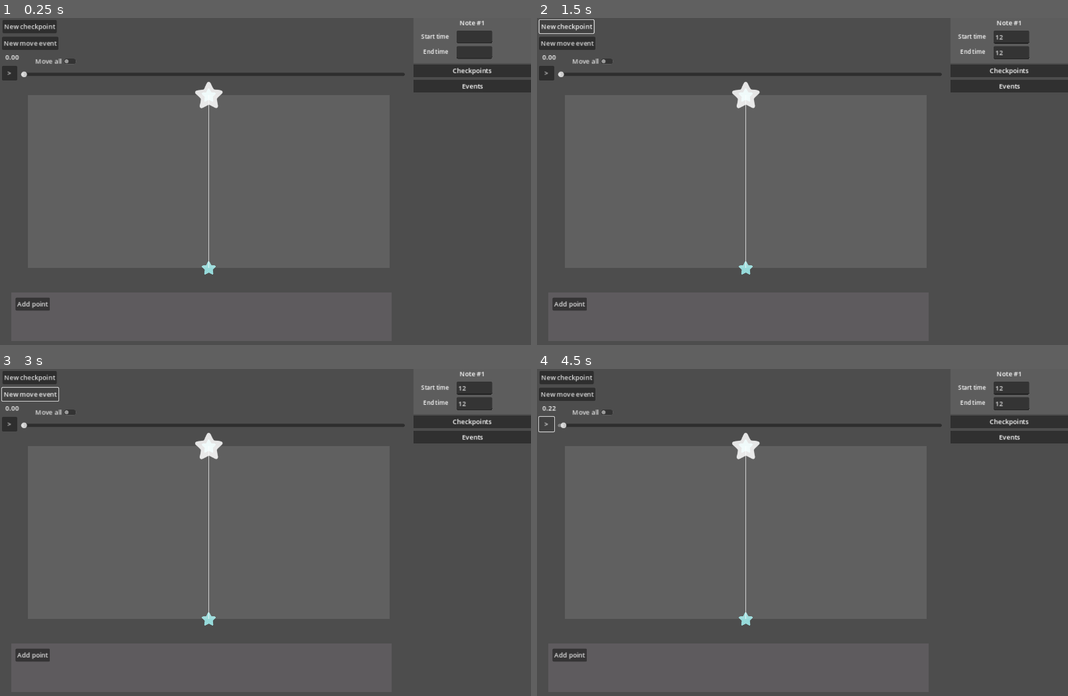
Above: before the commit, frames 1-4 (two rows, left to right).
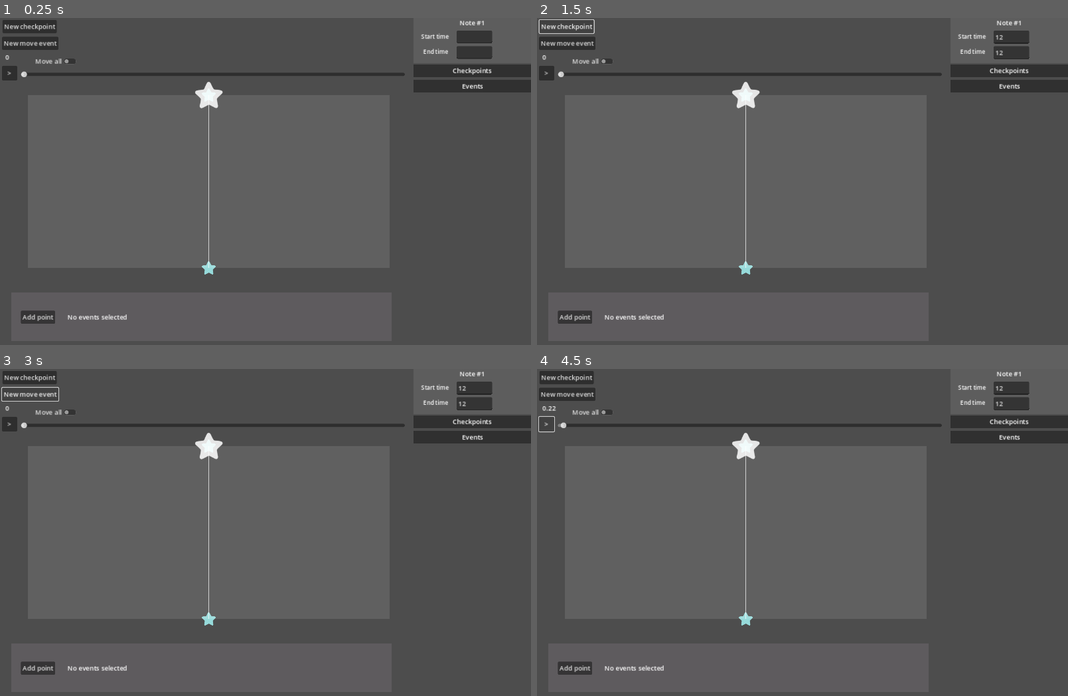
Above: after the commit, the same moments.

Repository: Punjidixie/Project-Prelude-Editor
Game: Godot game, scene res://main/main.tscn
Same seed, same stepped clock (60 frames per second), same inputs: the game is played once before the commit and once after it.
Inputs (mouse positions are in pixels of both pictures, inside the frame that each line leads up to):
- Up to frame 1 (0.25 s): no input
- Up to frame 2 (1.5 s): click (1009, 37) at 0.52 s; type "12" at 0.6 s; click (1009, 53) at 0.75 s; type "12" at 0.83 s; click "New checkpoint" at 1.25 s
- Up to frame 3 (3 s): click "New checkpoint" at 2 s; click "New move event" at 2.75 s
- Up to frame 4 (4.5 s): click "New move event" at 3.5 s; click ">" at 4.25 s

The runs differ from the first frame. In frame 1, 0.6% of the frame differs, in the area x 1-24%, y 11-94%; in frame 2, 0.6%; in frame 3, 0.6%; in frame 4, 0.6%.
Error in both runs: Invalid call. Nonexistent function 'add_temporary_checkpoint' in base 'Nil'. (res://ui/add_checkpoint_button.gd:9)

Commit message:
move events can now be removed

Diff:
--- a/main/main.tscn
+++ b/main/main.tscn
@@ -1,17 +1,18 @@
-[gd_scene load_steps=14 format=3 uid="uid://b1s8vfy07xhsm"]
+[gd_scene load_steps=15 format=3 uid="uid://b1s8vfy07xhsm"]
 
 [ext_resource type="Script" path="res://main/main_controller.gd" id="1_pmpl2"]
 [ext_resource type="Script" path="res://ui/time_slider.gd" id="2_0fta8"]
-[ext_resource type="PackedScene" uid="uid://dtjal1ff4gyfe" path="res://notes/note.tscn" id="2_02223"]
 [ext_resource type="LabelSettings" uid="uid://bxw6tca3riwts" path="res://text_resources/infobox_text.tres" id="9_hav3n"]
 [ext_resource type="Script" path="res://ui/top_info_box.gd" id="10_0fada"]
 [ext_resource type="Script" path="res://ui/pause_button.gd" id="10_64sur"]
 [ext_resource type="Script" path="res://ui/time_text.gd" id="10_u0ths"]
+[ext_resource type="PackedScene" uid="uid://j472kswpfgqg" path="res://ui/curve_editor/curve_editor_front_label.tscn" id="13_mpxto"]
+[ext_resource type="Script" path="res://ui/curve_editor/curve_editor_front_label.gd" id="14_8fyyp"]
 [ext_resource type="Script" path="res://ui/ui_controller.gd" id="14_bthse"]
 [ext_resource type="Script" path="res://ui/move_all_marker.gd" id="15_3rhpp"]
 [ext_resource type="Script" path="res://ui/add_checkpoint_button.gd" id="16_ccpcj"]
 [ext_resource type="Script" path="res://main/add_move_event_checkpoint.gd" id="17_8s8e5"]
-[ext_resource type="Script" path="res://ui/curve_editor.gd" id="18_ie2ek"]
+[ext_resource type="Script" path="res://ui/curve_editor/curve_editor.gd" id="18_ie2ek"]
 
 [sub_resource type="Curve2D" id="Curve2D_acccc"]
 _data = {
@@ -23,8 +24,6 @@
 script = ExtResource("1_pmpl2")
 
 [node name="Notes" type="Node" parent="."]
-
-[node name="Note" parent="Notes" instance=ExtResource("2_02223")]
 
 [node name="Path2D" type="Path2D" parent="Notes"]
 visible = false
@@ -252,7 +251,7 @@
 text = "New move event"
 script = ExtResource("17_8s8e5")
 
-[node name="CurveEditor" type="ColorRect" parent="CanvasLayer/Control" node_paths=PackedStringArray("path_point_container", "new_path_point_button")]
+[node name="CurveEditor" type="ColorRect" parent="CanvasLayer/Control" node_paths=PackedStringArray("path_point_container", "new_path_point_button", "front_label")]
 layout_mode = 1
 anchors_preset = 12
 anchor_top = 1.0
@@ -268,6 +267,16 @@
 script = ExtResource("18_ie2ek")
 path_point_container = NodePath("ScrollContainer/HBoxContainer")
 new_path_point_button = NodePath("NewPathPoint")
+front_label = NodePath("FrontLabel")
+
+[node name="FrontLabel" parent="CanvasLayer/Control/CurveEditor" instance=ExtResource("13_mpxto")]
+layout_mode = 2
+offset_left = 138.0
+offset_top = 48.0
+offset_right = 284.0
+offset_bottom = 71.0
+text = "No events selected"
+script = ExtResource("14_8fyyp")
 
 [node name="ScrollContainer" type="ScrollContainer" parent="CanvasLayer/Control/CurveEditor"]
 layout_mode = 1
@@ -284,10 +293,14 @@
 
 [node name="NewPathPoint" type="Button" parent="CanvasLayer/Control/CurveEditor"]
 layout_mode = 1
-offset_left = 11.0
-offset_top = 12.0
-offset_right = 95.0
-offset_bottom = 43.0
+anchors_preset = 4
+anchor_top = 0.5
+anchor_bottom = 0.5
+offset_left = 24.0
+offset_top = -15.5
+offset_right = 108.0
+offset_bottom = 15.5
+grow_vertical = 2
 text = "Add point"
 
 [connection signal="drag_ended" from="CanvasLayer/Control/TimeSlider" to="CanvasLayer/Control/TimeSlider" method="_on_drag_ended"]
--- a/main/main_controller.gd
+++ b/main/main_controller.gd
@@ -10,11 +10,7 @@
 	SignalManager.on_time_slider_drag_started.connect(on_time_slider_drag_started)
 	SignalManager.on_pause_button_pressed.connect(on_pause_button_pressed)
 
-	SignalManager.on_time_auto_updated.emit() # tell everything that time is now 0
-
-	# after the children are all ready
-	# tell all PlayAreaObject children to update world position because GlobalManager.play_area is ready.
-	get_tree().get_root().size_changed.emit()
+	spawn_notes()
 
 # Called every frame. 'delta' is the elapsed time since the previous frame.
 func _process(delta):
@@ -32,3 +28,7 @@
 
 func on_pause_button_pressed():
 	GlobalManager.is_paused = !GlobalManager.is_paused
+
+func spawn_notes():
+	var note : Note = ScenePreloader.note.instantiate()
+	notes.add_child(note)
--- a/notes/note.gd
+++ b/notes/note.gd
@@ -20,6 +20,7 @@
 	SignalManager.on_time_manual_updated.connect(on_time_updated)
 
 	initialize_connections()
+	update()
 
 func initialize_connections():
 	for checkpoint in get_note_checkpoints():
@@ -77,6 +78,11 @@
 # Called from the add checkpoint button. Provide a place for the checkpoint to rent.
 func add_temporary_checkpoint(checkpoint: NoteCheckpoint):
 	connect_checkpoint(checkpoint)
+
+	# Set the checkpoint time to sandwich between the last and second last.
+	var checkpoints = get_note_checkpoints()
+	checkpoint.target_time = (checkpoints[checkpoints.size() - 2].target_time + checkpoints[checkpoints.size() - 1].target_time) / 2
+
 	checkpoints_container.add_child(checkpoint)
 	checkpoint.go_creation_mode() # Can now go creation mode, as _ready() has been called over there.
 
@@ -92,8 +98,12 @@
 
 func add_move_event(event: MoveEvent):
 	connect_event(event)
+
+	# Set the eventtime to sandwich between the last and second last.
+	var events = get_note_events()
+	event.start_time = (events[events.size() - 2].start_time + events[events.size() - 1].start_time) / 2
+
 	note_events_container.add_child(event)
-	event.redraw_curve()
 
 	# Add info box
 	var new_info_box = event.get_and_initialize_info_box()
--- a/notes/note_events/move_event.gd
+++ b/notes/note_events/move_event.gd
@@ -15,6 +15,7 @@
 	get_tree().get_root().size_changed.connect(on_viewport_size_changed)
 	connect_start_checkpoint()
 	connect_destination_checkpoint()
+	redraw_curve()
 
 # get the current note's play position from local time
 func get_notebody_play_position(local_time: float):
@@ -44,6 +45,16 @@
 
 	for path_point: PathPoint in path_points.get_children():
 		path_point.update()
+
+# Called from the info box
+func delete():
+	queue_free()
+
+	# queue_free haven't taken effect yet.
+	# Do this so the note works properly when receiving the signal.
+	get_parent().remove_child(self)
+
+	on_event_updated.emit(self)
 
 func on_viewport_size_changed():
 	redraw_curve()
@@ -113,7 +124,7 @@
 	redraw_curve()
 
 	# Respawn all path points + re-initialize the curve editor
-	# Because the indices of the old path points will be messed up
+	# because the indices of the old path points will be messed up.
 	spawn_path_points()
 	SignalManager.on_move_event_selected.emit(self)
 
--- a/notes/play_area_object.gd
+++ b/notes/play_area_object.gd
@@ -10,6 +10,7 @@
 # Called when the node enters the scene tree for the first time.
 func _ready():
 	get_tree().get_root().size_changed.connect(on_viewport_size_changed)
+	update_world_position()
 
 # Called every frame. 'delta' is the elapsed time since the previous frame.
 func _process(delta):
--- a/singletons/scene_preloader.gd
+++ b/singletons/scene_preloader.gd
@@ -12,3 +12,5 @@
 const note_checkpoint = preload("res://notes/note_checkpoint.tscn")
 const move_event = preload("res://notes/note_events/move_event.tscn")
 const path_point = preload("res://notes/note_events/path_points/path_point.tscn")
+
+const note = preload("res://notes/note.tscn")
--- a/ui/curve_editor.gd
+++ b/ui/curve_editor/curve_editor.gd
@@ -4,6 +4,7 @@
 
 @export var path_point_container: Control
 @export var new_path_point_button: Button
+@export var front_label: CurveEditorFrontLabel
 
 var move_event: MoveEvent
 
@@ -18,11 +19,19 @@
 	GodotUtils.delete_all_children(path_point_container)
 
 	var path_point_info_boxes = move_event.get_path_point_info_boxes()
-	for info_box in path_point_info_boxes:
-		path_point_container.add_child(info_box)
+	if path_point_info_boxes.is_empty():
+		front_label.show_no_points()
+		front_label.set_visible(true)
+	else:
+		front_label.set_visible(false)
+		for info_box in path_point_info_boxes:
+			path_point_container.add_child(info_box)
 
-func add_path_point_info_box(info_box: PathPointInfoBox):
-	path_point_container.add_child(info_box)
 
 func on_new_path_point_button_pressed():
 	move_event.add_curve_point()
+
+# Will eventually be called after the function above.
+func add_path_point_info_box(info_box: PathPointInfoBox):
+	path_point_container.add_child(info_box)
+	front_label.set_visible(false)
--- /dev/null
+++ b/ui/curve_editor/curve_editor_front_label.gd
@@ -0,0 +1,9 @@
+extends Label
+
+class_name CurveEditorFrontLabel
+
+func show_unselected():
+	text = "No event selected."
+
+func show_no_points():
+	text = "The path is a straight line."
--- /dev/null
+++ b/ui/curve_editor/curve_editor_front_label.tscn
@@ -0,0 +1,4 @@
+[gd_scene format=3 uid="uid://j472kswpfgqg"]
+
+[node name="CurveEditorFrontLabel" type="Label"]
+text = "The path is a straight line."
--- a/ui/event_info_boxes/move_event_info_box.gd
+++ b/ui/event_info_boxes/move_event_info_box.gd
@@ -6,6 +6,7 @@
 @export var start_dropdown: OptionButton
 @export var destination_dropdown: OptionButton
 @export var button: Button
+@export var delete_button: Button
 
 # Personal connections
 func _ready():
@@ -17,6 +18,7 @@
 	start_dropdown.item_selected.connect(on_start_dropdown_selected)
 	destination_dropdown.item_selected.connect(on_destination_dropdown_selected)
 	button.toggled.connect(on_button_toggled)
+	delete_button.pressed.connect(on_delete_button_pressed)
 
 func update():
 	super.update()
@@ -72,3 +74,8 @@
 	move_event.spawn_path_points()
 	# Despawn all path points on other move events + initialize curve editor
 	SignalManager.on_move_event_selected.emit(move_event)
+
+func on_delete_button_pressed():
+	var move_event := event as MoveEvent
+	move_event.delete()
+	queue_free()
--- a/ui/event_info_boxes/move_event_info_box.tscn
+++ b/ui/event_info_boxes/move_event_info_box.tscn
@@ -3,7 +3,7 @@
 [ext_resource type="Script" path="res://ui/event_info_boxes/move_event_info_box.gd" id="1_7cu3j"]
 [ext_resource type="LabelSettings" uid="uid://bxw6tca3riwts" path="res://text_resources/infobox_text.tres" id="2_tumwp"]
 
-[node name="MoveEventInfoBox" type="ColorRect" node_paths=PackedStringArray("time_input_box", "start_dropdown", "destination_dropdown", "button", "event_name_label")]
+[node name="MoveEventInfoBox" type="ColorRect" node_paths=PackedStringArray("time_input_box", "start_dropdown", "destination_dropdown", "button", "delete_button", "event_name_label")]
 custom_minimum_size = Vector2(0, 125)
 offset_right = 238.0
 offset_bottom = 100.0
@@ -13,6 +13,7 @@
 start_dropdown = NodePath("StartDropdown")
 destination_dropdown = NodePath("DestinationDropdown")
 button = NodePath("Button")
+delete_button = NodePath("DeleteButton")
 event_name_label = NodePath("EventName")
 
 [node name="ColorRect" type="ColorRect" parent="."]
@@ -96,3 +97,16 @@
 offset_top = 94.0
 offset_right = 180.0
 offset_bottom = 117.0
+
+[node name="DeleteButton" type="Button" parent="."]
+layout_mode = 1
+anchors_preset = 1
+anchor_left = 1.0
+anchor_right = 1.0
+offset_left = -36.0
+offset_top = 3.0
+offset_right = -5.0
+offset_bottom = 34.0
+grow_horizontal = 0
+text = "-"
+text_overrun_behavior = 3
--- a/ui/event_info_boxes/path_point_info_boxes/path_point_info_box.tscn
+++ b/ui/event_info_boxes/path_point_info_boxes/path_point_info_box.tscn
@@ -13,7 +13,7 @@
 y_input_box = NodePath("y_input")
 x_control_input_box = NodePath("x_control_input")
 y_control_input_box = NodePath("y_control_input")
-remove_button = NodePath("RemoveButton")
+remove_button = NodePath("DeleteButton")
 
 [node name="Button" type="Button" parent="."]
 modulate = Color(0.486275, 1, 1, 0.721569)
@@ -116,7 +116,7 @@
 offset_right = 184.062
 offset_bottom = 101.0
 
-[node name="RemoveButton" type="Button" parent="."]
+[node name="DeleteButton" type="Button" parent="."]
 layout_mode = 1
 anchors_preset = 1
 anchor_left = 1.0
